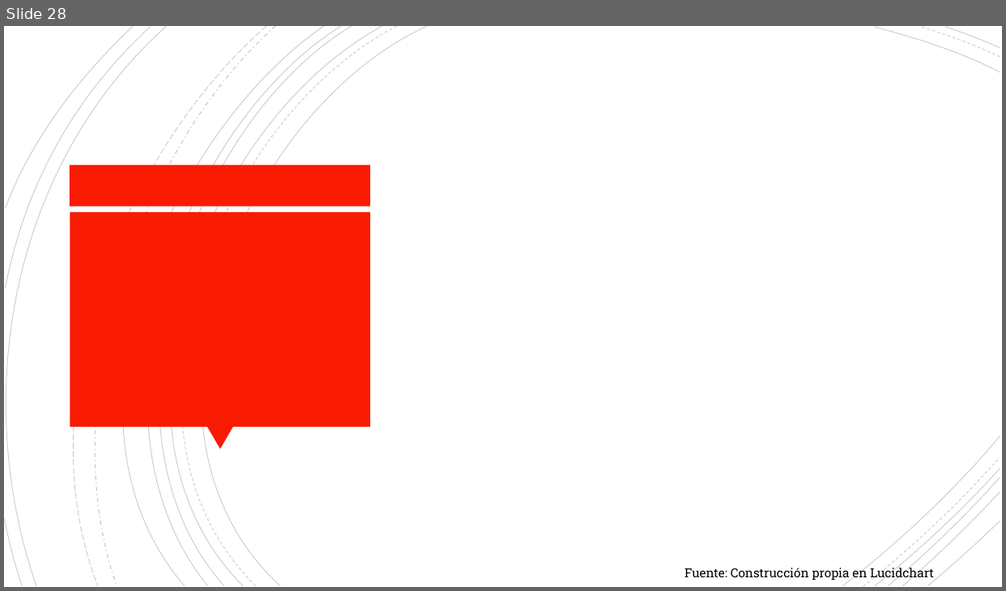
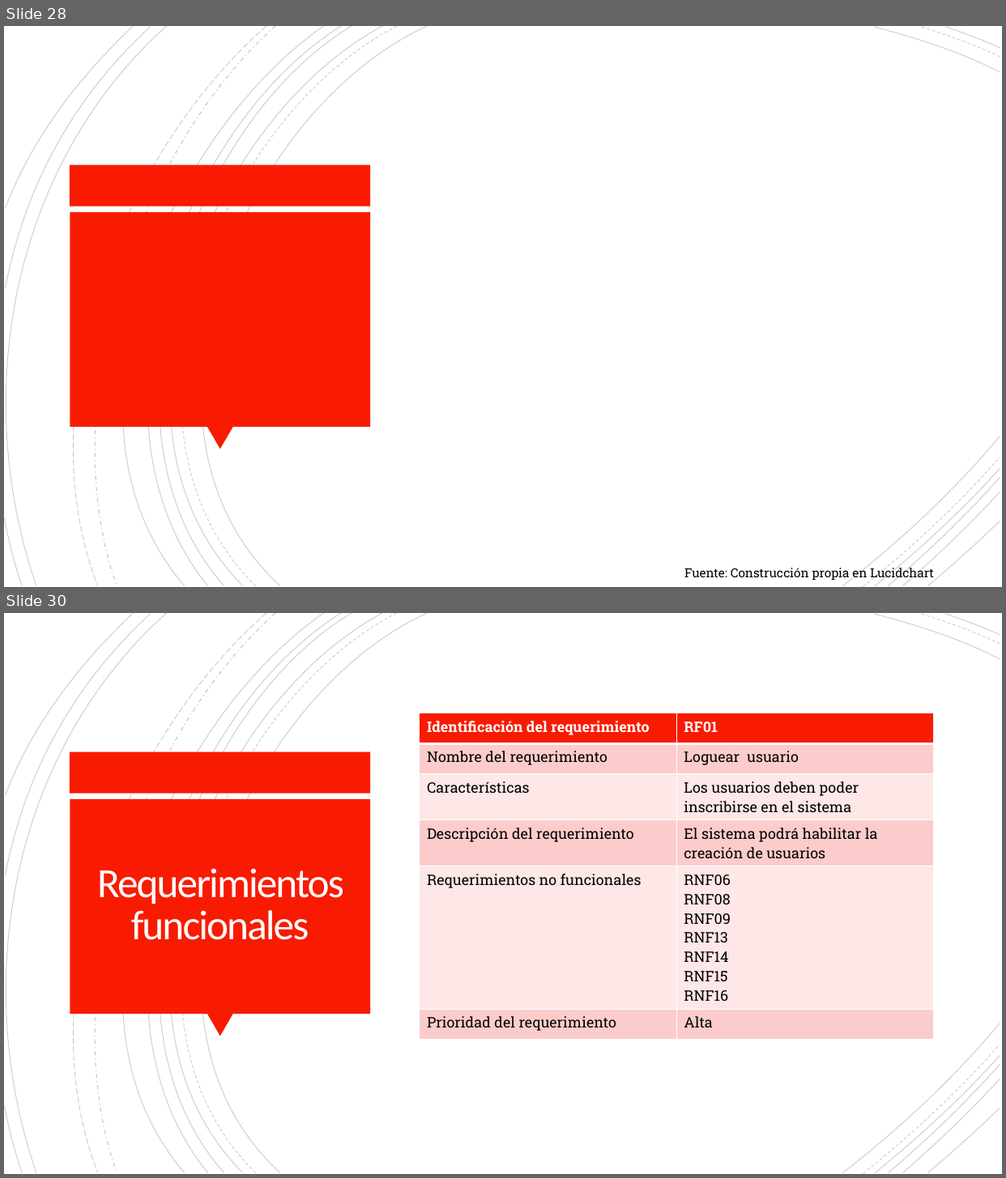
Before and after one commit to Dillan444/PROYECTO_SENA, a slide deck: PLANTEAMIENTO_DEL_PROBLEMA.pptx. Shown one above the other, each under a label of ours: slide 28 before the commit, slides 28 and 30 after it; the slides between them are not shown. The pictures are 1006x591 and 1006x1178 pixels, drawn with LibreOffice and Linux fonts; fonts in the diff are those of the drawing; background and template pictures are left out. Boxes give left, top, right and bottom in pixels: in the first picture for what was removed or moved away, otherwise in the second. Text is boxed around its words. In the diff, an @@ line names an element or a change of style, - is before the commit and + after.

```diff
--- a/PLANTEAMIENTO_DEL_PROBLEMA.pptx
+++ b/PLANTEAMIENTO_DEL_PROBLEMA.pptx
@@ slide 30 added at (4, 613, 1002, 1174), background #FFFFFF; not listed: 24 template elements that a slide beside it also shows @@
@@ table added at (420, 713, 933, 1034), 6 rows, 2 columns @@
+Identificación del requerimiento | RF01
+Nombre del requerimiento | Loguear usuario
+Características | Los usuarios deben poder inscribirse en el sistema
+Descripción del requerimiento | El sistema podrá habilitar la creación de usuarios
+Requerimientos no funcionales | RNF06 / RNF08 / RNF09 / RNF13 / RNF14 / RNF15 / RNF16
+Prioridad del requerimiento | Alta
@@ title added at (97, 868, 344, 940), 40 pt, text #FFFEFF @@
+Requerimientos funcionales
```
Also in this commit, not shown: 4 other slides added.
